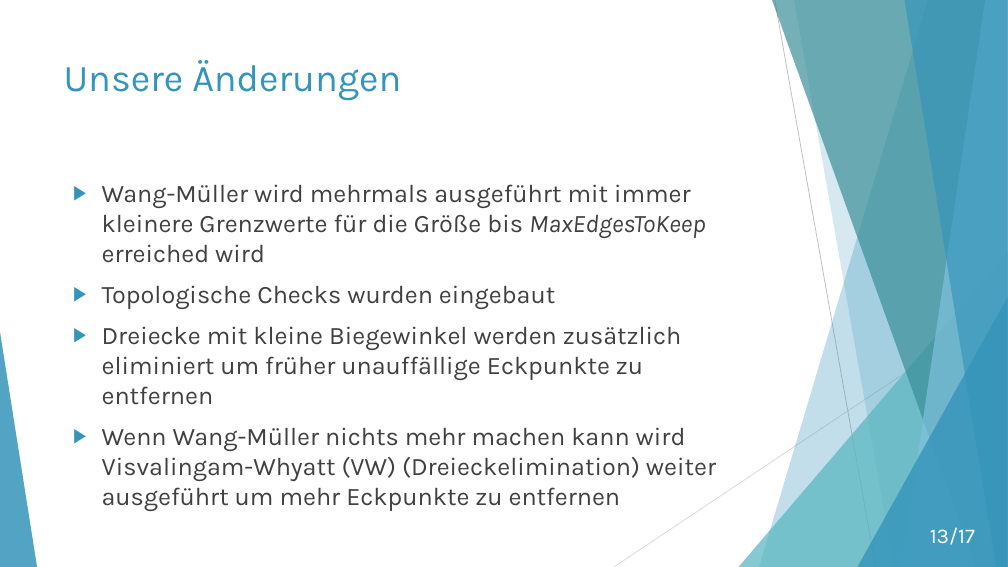
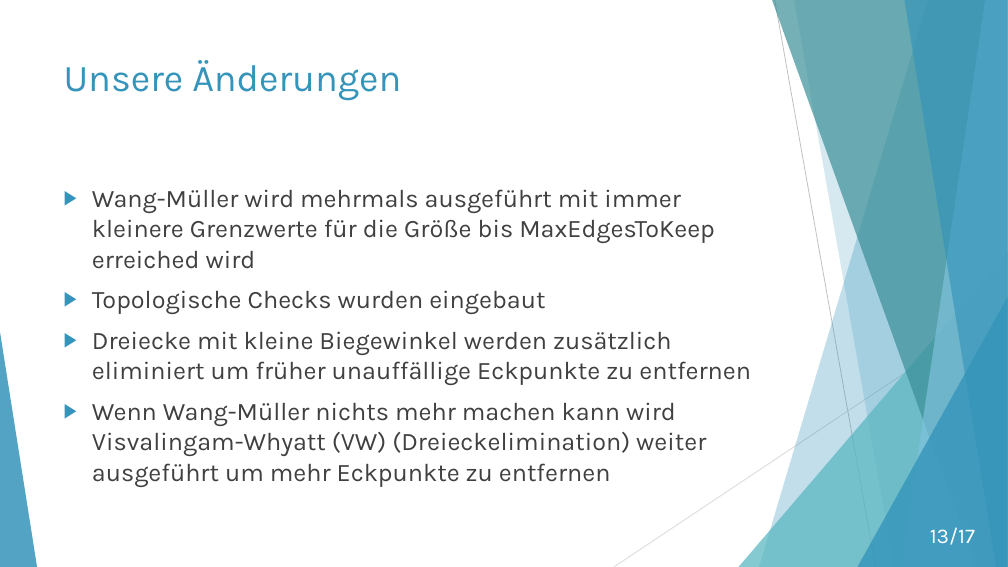
Before and after one commit to moritzhe/algokarto, a slide deck: slide 13 of Wang-Müller.pptx. Drawn at 1008x567 pixels with LibreOffice and Linux fonts; fonts in the diff are those of the drawing. Boxes give left, top, right and bottom in pixels: in the first picture for what was removed or moved away, otherwise in the second. Text is boxed around its words. In the diff, an @@ line names an element or a change of style, - is before the commit and + after.

```diff
--- a/Wang-Müller.pptx
+++ b/Wang-Müller.pptx
@@ text "Wang-Müller wird mehrmals ausgeführt mit ...": place and size @@
-text "Wang-Müller wird mehrmals ausgeführt mit ..." at bbox=[102, 184, 716, 511]
+text "Wang-Müller wird mehrmals ausgeführt mit ..." at bbox=[92, 189, 751, 487]
@@ text at bbox=[92, 189, 715, 269]: italic off in "MaxEdgesToKeep" @@
```
Also in this commit, not shown: 5 other slides changed.
